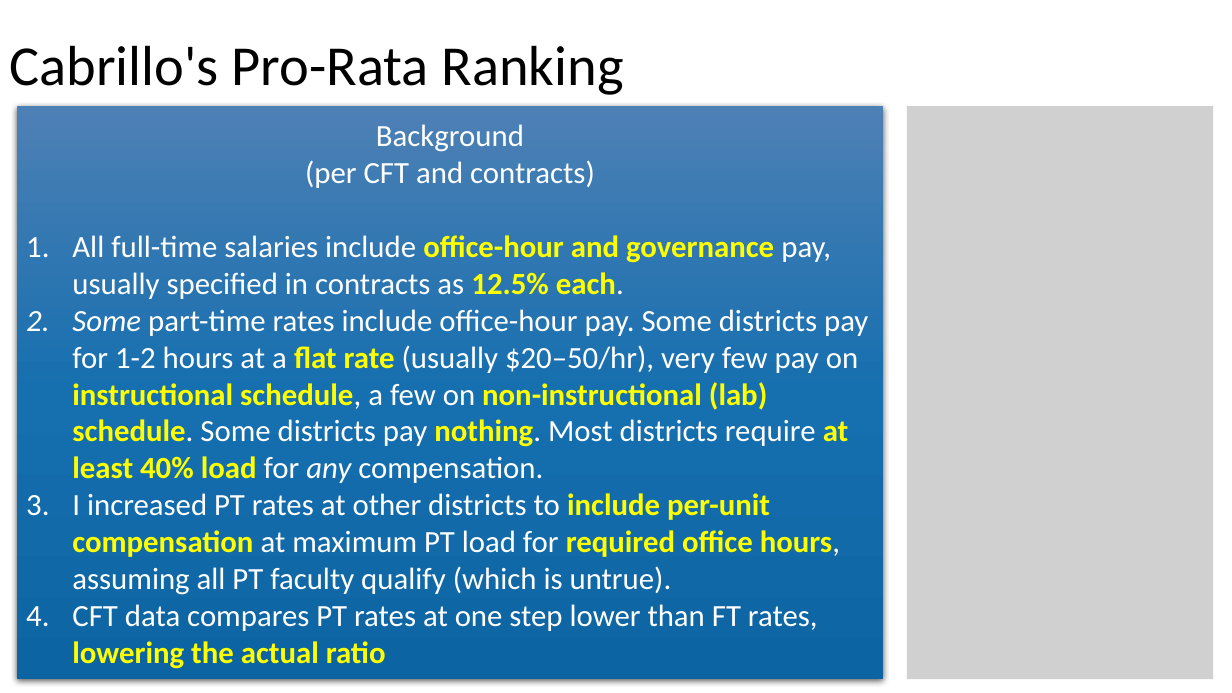
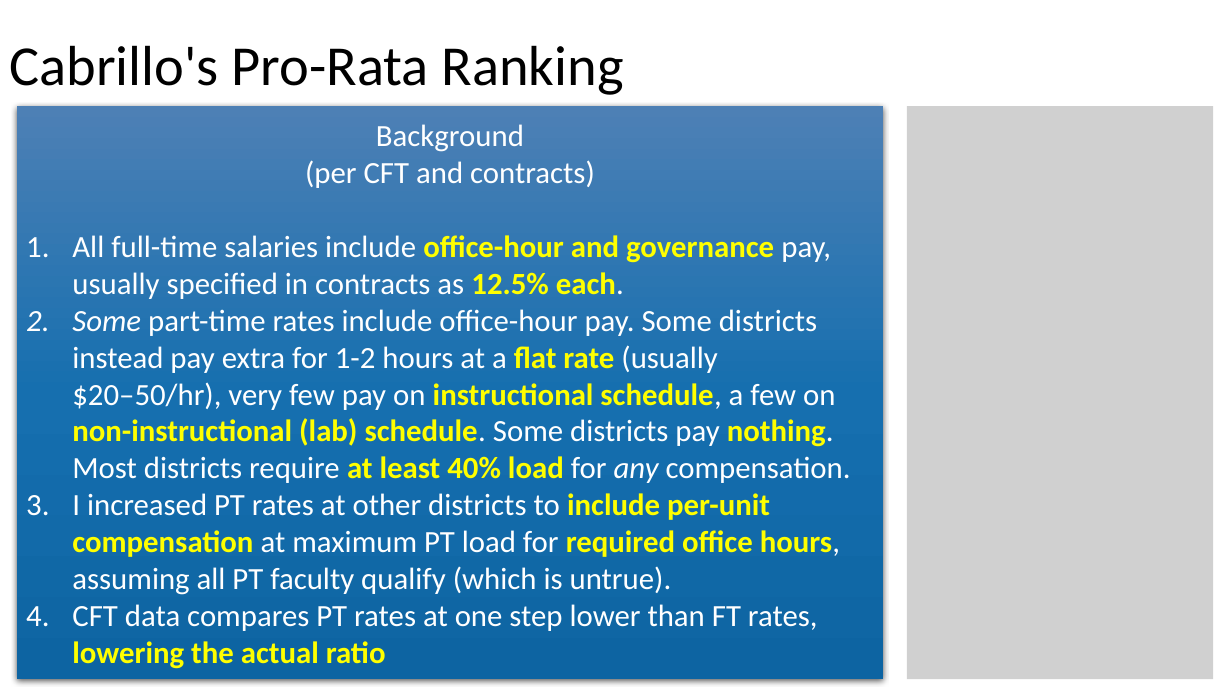
Before and after one commit to jeffreybergamini/ccc-salary-study, a slide deck: slide 8 of cabrillo-summary.pptx. Drawn at 1232x693 pixels with LibreOffice and Linux fonts; fonts in the diff are those of the drawing; grey boxes stand for pictures. Boxes give left, top, right and bottom in pixels: in the first picture for what was removed or moved away, otherwise in the second. Text is boxed around its words. In the diff, an @@ line names an element or a change of style, - is before the commit and + after.

```diff
--- a/cabrillo-summary.pptx
+++ b/cabrillo-summary.pptx
@@ text in rectangle at bbox=[72, 309, 851, 483]: text changed @@
-2. Some part-time rates include office-hour pay. Some districts pay for 1-2 hours at a flat rate (usually $20–50/hr), very few pay on instructional schedule, a few on non-instructional (lab) schedule. Some districts pay nothing. Most districts require at least 40% load for any compensation.
+2. Some part-time rates include office-hour pay. Some districts instead pay extra for 1-2 hours at a flat rate (usually $20–50/hr), very few pay on instructional schedule, a few on non-instructional (lab) schedule. Some districts pay nothing. Most districts require at least 40% load for any compensation.
```
Also in this commit, not shown: 1 other slide changed, 1 slide added, 1 other file.
